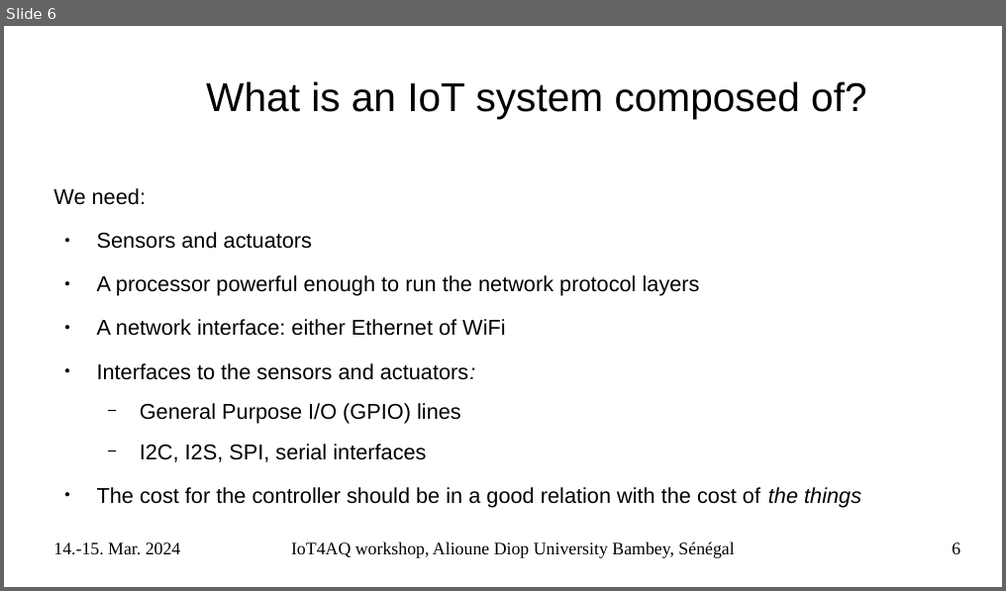
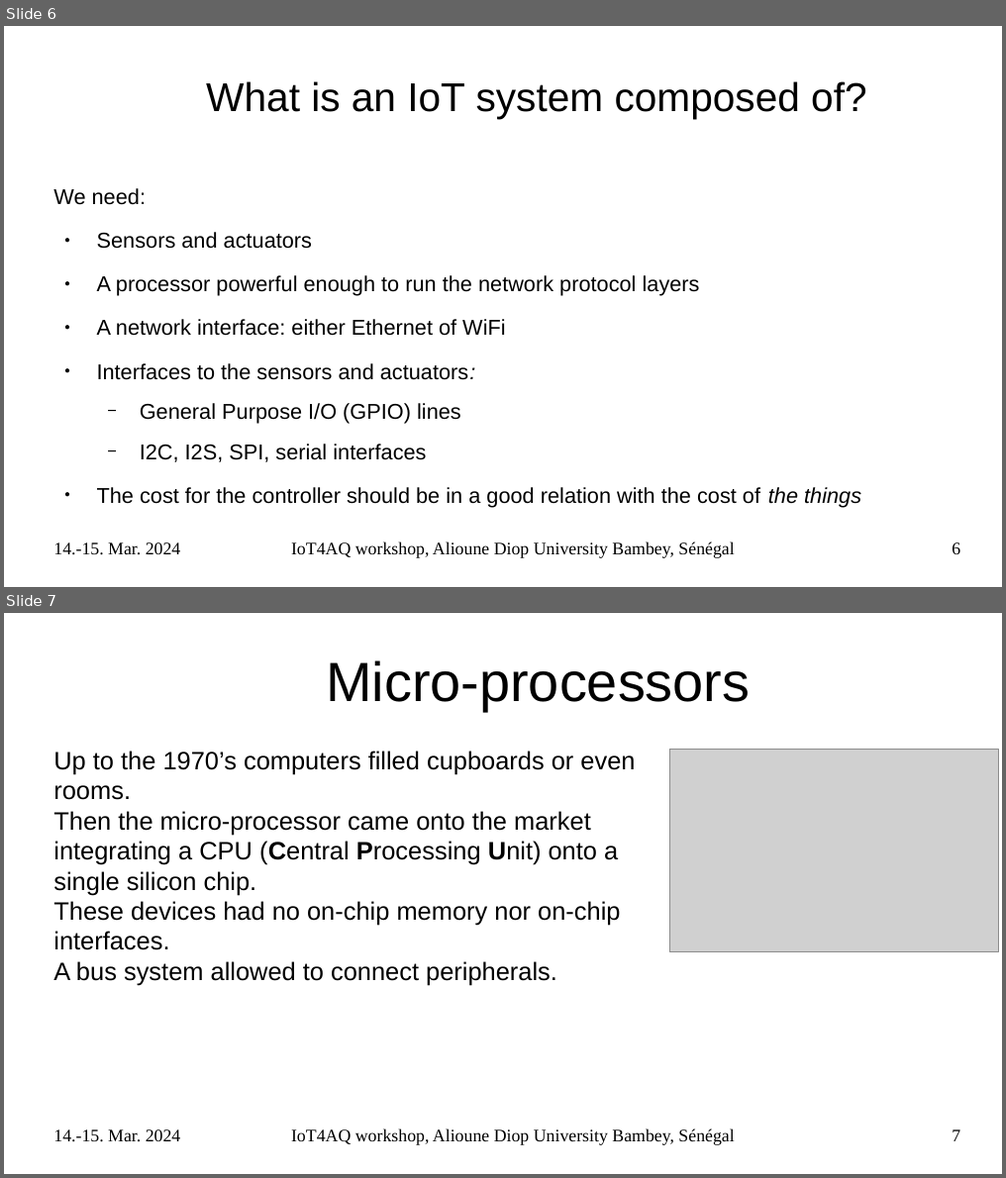
Before and after one commit to uraich/IoT4AQ, a slide deck: workshop/slides/iot4aq_introduction.pptx. Shown one above the other, each under a label of ours: slide 6 before the commit, slides 6 and 7 after it. The pictures are 1006x591 and 1006x1178 pixels, drawn with LibreOffice and Linux fonts; fonts in the diff are those of the drawing; grey boxes stand for pictures; background and template pictures are left out. Boxes give left, top, right and bottom in pixels: in the first picture for what was removed or moved away, otherwise in the second. Text is boxed around its words. In the diff, an @@ line names an element or a change of style, - is before the commit and + after.

Commit message:
extended micro-processor discussion

```diff
--- a/workshop/slides/iot4aq_introduction.pptx
+++ b/workshop/slides/iot4aq_introduction.pptx
@@ slide 7 added at box(4, 613, 1002, 1174), background #FFFFFF @@
@@ title added at box(326, 661, 749, 711), 44 pt, text #000000 @@
+Micro-processors
@@ text added at box(54, 751, 635, 985), 20 pt, text #000000 @@
+Up to the 1970’s computers filled cupboards or even rooms.
+Then the micro-processor came onto the market integrating a CPU (Central Processing Unit) onto a single silicon chip.
+These devices had no on-chip memory nor on-chip interfaces.
+A bus system allowed to connect peripherals.
@@ picture added at box(669, 749, 999, 953) @@
@@ text added at box(54, 1130, 181, 1143), 14 pt, text #000000 @@
+14.-15. Mar. 2024
@@ text added at box(291, 1129, 734, 1146), 14 pt, text #000000 @@
+IoT4AQ workshop, Alioune Diop University Bambey, Sénégal
@@ page number added at box(951, 1130, 960, 1142), 14 pt, text #000000 @@
+7
```
Also in this commit, not shown: 1 slide changed, 3 other slides added, 1 other file.
